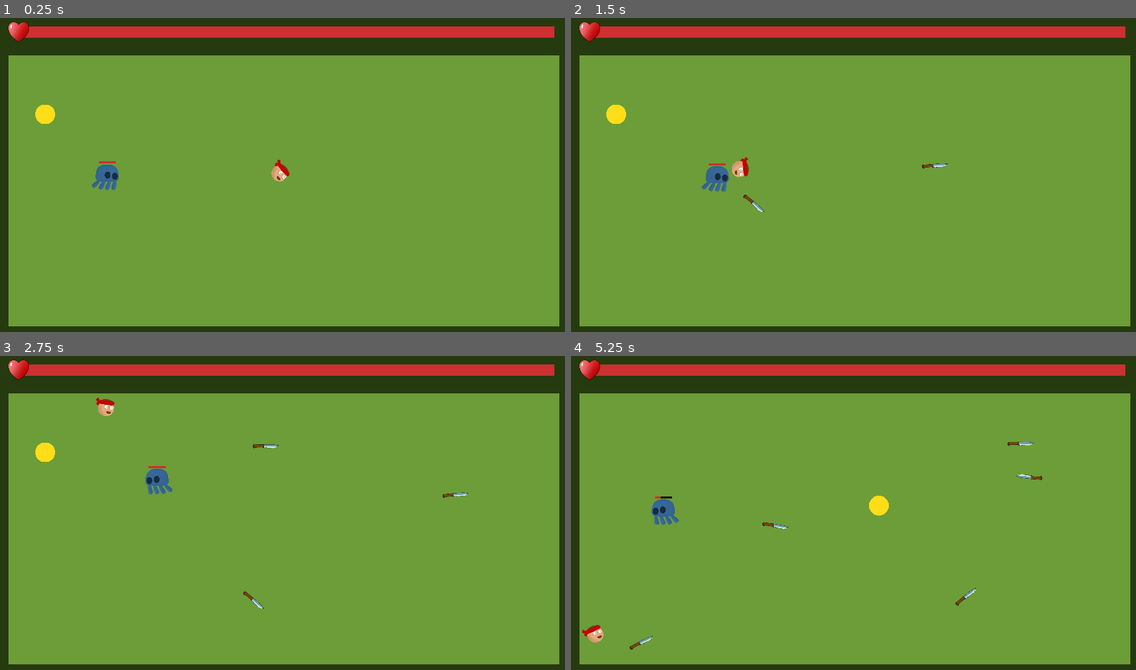
Above: before the commit, frames 1-4 (two rows, left to right).
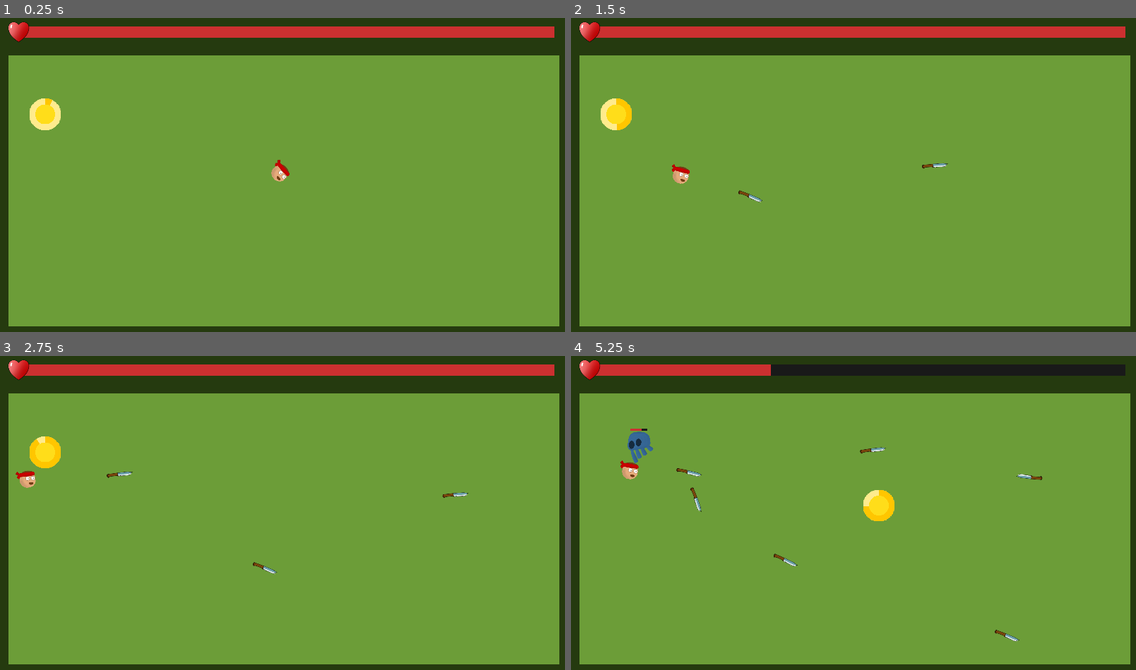
Above: after the commit, the same moments.

Repository: RoshanDavis/Dagger-Dodge-Godot-Project
Game: Godot game, scene res://scenes/game.tscn
The game is run twice, just before and just after one commit, with the same random seed, the same clock (stepped at 60 frames per second) and the same inputs.
Inputs (mouse positions are in pixels of both pictures, inside the frame that each line leads up to):
- Up to frame 1 (0.25 s): no input
- Up to frame 2 (1.5 s): move the mouse to (977, 162) at 0.52 s; click (977, 162) at 0.6 s; move the mouse to (740, 193) at 1.27 s; click (740, 193) at 1.35 s
- Up to frame 3 (2.75 s): move the mouse to (339, 443) at 2.02 s; click (339, 443) at 2.1 s
- Up to frame 4 (5.25 s): move the mouse to (825, 578) at 2.77 s; click (825, 578) at 2.85 s; move the mouse to (1023, 563) at 3.52 s; click (1023, 563) at 3.6 s; move the mouse to (684, 465) at 4.27 s; click (684, 465) at 4.35 s; move the mouse to (881, 516) at 5.02 s; click (881, 516) at 5.1 s

The runs differ from the first frame. In frame 1, 0.6% of the frame differs, in the area x 5-21%, y 25-55%; in frame 2, 1.0%; in frame 3, 1.1%; in frame 4, 3.9%, in the area x 2-99%, y 2-94%.

Commit message:
Updated gameplay mechanics

Diff:
--- a/scenes/game.tscn
+++ b/scenes/game.tscn
@@ -6,7 +6,6 @@
 [ext_resource type="PackedScene" uid="uid://ctyuky1aelg4h" path="res://scenes/player.tscn" id="3_7iytr"]
 [ext_resource type="PackedScene" uid="uid://dmvpjjyhh4aps" path="res://scenes/health_bar.tscn" id="4_iuutx"]
 [ext_resource type="Script" path="res://scripts/spawner.gd" id="5_toys6"]
-[ext_resource type="PackedScene" uid="uid://60aocnu06g8n" path="res://scenes/jellyfish.tscn" id="6_u3inb"]
 
 [sub_resource type="RectangleShape2D" id="RectangleShape2D_xsdpc"]
 size = Vector2(1093.5, 532)
@@ -48,10 +47,6 @@
 
 [node name="HealthBar" parent="." instance=ExtResource("4_iuutx")]
 
-[node name="Jellyfish" parent="." instance=ExtResource("6_u3inb")]
-position = Vector2(201, 325)
-scale = Vector2(0.25, 0.25)
-
 [node name="Spawner" type="Area2D" parent="."]
 position = Vector2(576, 353)
 script = ExtResource("5_toys6")
--- a/scenes/gold_orb.tscn
+++ b/scenes/gold_orb.tscn
@@ -7,10 +7,30 @@
 radius = 22.0227
 
 [node name="Gold Orb" type="Area2D"]
-modulate = Color(1, 0.865, 0.1, 1)
 script = ExtResource("1_tu0c5")
 
+[node name="LifetimeBar" type="TextureProgressBar" parent="."]
+anchors_preset = 15
+anchor_right = 1.0
+anchor_bottom = 1.0
+offset_left = -32.0
+offset_top = -32.0
+offset_right = 96.0
+offset_bottom = 96.0
+grow_horizontal = 2
+grow_vertical = 2
+scale = Vector2(0.5, 0.5)
+max_value = 10.0
+step = 0.01
+value = 3.0
+fill_mode = 4
+texture_under = ExtResource("2_ldre1")
+texture_progress = ExtResource("2_ldre1")
+tint_under = Color(1, 0.921255, 0.554243, 1)
+tint_progress = Color(1, 0.776471, 0, 1)
+
 [node name="Prototype-circle" type="Sprite2D" parent="."]
+modulate = Color(1, 0.866667, 0.101961, 1)
 scale = Vector2(0.31, 0.31)
 texture = ExtResource("2_ldre1")
 
@@ -18,4 +38,10 @@
 visible = false
 shape = SubResource("CircleShape2D_4b7r8")
 
+[node name="Lifetime" type="Timer" parent="."]
+wait_time = 3.0
+one_shot = true
+autostart = true
+
 [connection signal="area_entered" from="." to="." method="_on_area_entered"]
+[connection signal="timeout" from="Lifetime" to="." method="_on_lifetime_timeout"]
--- a/scenes/jellyfish.tscn
+++ b/scenes/jellyfish.tscn
@@ -219,6 +219,7 @@
 size = Vector2(209, 217)
 
 [node name="Jellyfish" type="CharacterBody2D" groups=["enemy"]]
+scale = Vector2(0.25, 0.25)
 motion_mode = 1
 script = ExtResource("1_jtgts")
 
@@ -232,7 +233,7 @@
 polygon = PackedVector2Array(49.6121, 154.46, 5.95323, 234.17, 46.6354, 257.323, 95.2556, 167.69, 46.6354, 209.364)
 uv = PackedVector2Array(49.6121, 154.46, 5.95323, 234.17, 46.6354, 257.323, 95.2556, 167.69, 46.6354, 209.364)
 polygons = [PackedInt32Array(4, 0, 3), PackedInt32Array(4, 2, 3), PackedInt32Array(4, 1, 2), PackedInt32Array(0, 1, 4)]
-bones = ["Torso", PackedFloat32Array(0, 0, 0, 0, 0), "Torso/Head", PackedFloat32Array(1 …(214 unchanged characters)…
+bones = ["Torso", PackedFloat32Array(1, 0, 0, 1, 0), "Torso/Head", PackedFloat32Array(1 …(214 unchanged characters)…
 internal_vertex_count = 1
 
 [node name="Leg 2" type="Polygon2D" parent="Polygons"]
@@ -242,7 +243,7 @@
 polygon = PackedVector2Array(96.5786, 155.783, 72.4339, 248.392, 120.062, 254.346, 137.922, 157.767, 105.84, 209.033)
 uv = PackedVector2Array(96.5786, 155.783, 72.4339, 248.392, 120.062, 254.346, 137.922, 157.767, 105.84, 209.033)
 polygons = [PackedInt32Array(4, 0, 3), PackedInt32Array(4, 1, 0), PackedInt32Array(4, 2, 1), PackedInt32Array(3, 2, 4)]
-bones = ["Torso", PackedFloat32Array(0, 0, 0, 0, 0), "Torso/Head", PackedFloat32Array(1 …(214 unchanged characters)…
+bones = ["Torso", PackedFloat32Array(1, 0, 0, 1, 0), "Torso/Head", PackedFloat32Array(1 …(214 unchanged characters)…
 internal_vertex_count = 1
 
 [node name="Leg 3" type="Polygon2D" parent="Polygons"]
@@ -252,7 +253,7 @@
 polygon = PackedVector2Array(153.137, 157.436, 135.938, 250.708, 183.566, 255.338, 194.811, 153.137, 165.044, 202.088)
 uv = PackedVector2Array(153.137, 157.436, 135.938, 250.708, 183.566, 255.338, 194.811, 153.137, 165.044, 202.088)
 polygons = [PackedInt32Array(0, 4, 3), PackedInt32Array(4, 1, 0), PackedInt32Array(2, 4, 1), PackedInt32Array(3, 4, 2)]
-bones = ["Torso", PackedFloat32Array(0, 0, 0, 0, 0), "Torso/Head", PackedFloat32Array(1 …(214 unchanged characters)…
+bones = ["Torso", PackedFloat32Array(1, 0, 0, 1, 0), "Torso/Head", PackedFloat32Array(1 …(214 unchanged characters)…
 internal_vertex_count = 1
 
 [node name="Leg 4" type="Polygon2D" parent="Polygons"]
@@ -262,7 +263,7 @@
 polygon = PackedVector2Array(205.395, 151.814, 195.473, 246.077, 240.124, 252.031, 252.031, 154.46, 221.933, 206.057)
 uv = PackedVector2Array(205.395, 151.814, 195.473, 246.077, 240.124, 252.031, 252.031, 154.46, 221.933, 206.057)
 polygons = [PackedInt32Array(0, 4, 1), PackedInt32Array(0, 3, 4), PackedInt32Array(4, 2, 1), PackedInt32Array(4, 3, 2)]
-bones = ["Torso", PackedFloat32Array(0, 0, 0, 0, 0), "Torso/Head", PackedFloat32Array(1 …(214 unchanged characters)…
+bones = ["Torso", PackedFloat32Array(1, 0, 0, 1, 0), "Torso/Head", PackedFloat32Array(1 …(214 unchanged characters)…
 internal_vertex_count = 1
 
 [node name="Torso" type="Polygon2D" parent="Polygons"]
@@ -272,7 +273,7 @@
 polygon = PackedVector2Array(30.7594, 150.491, 229.209, 151.483, 227.225, -2.64626, 21.1677, 5.95322, 128.33, 78.3881)
 uv = PackedVector2Array(30.7594, 150.491, 229.209, 151.483, 227.225, -2.64626, 21.1677, 5.95322, 128.33, 78.3881)
 polygons = [PackedInt32Array(3, 4, 0), PackedInt32Array(4, 2, 3), PackedInt32Array(4, 1, 0), PackedInt32Array(2, 4, 1)]
-bones = ["Torso", PackedFloat32Array(1, 1, 1, 1, 1), "Torso/Head", PackedFloat32Array(1, 1, 1, 1, 1), "Torso/Leg 1", PackedFloat32Array(0, 0, 0, 0, 0), "Torso/Leg 2", PackedFloat32Array(0, 0, 0, 0, 0), "Torso/Leg 3", PackedFloat32Array(0, 0, 0, 0, 0), "Torso/Leg 4", PackedFloat32Array(0, 0, 0, 0, 0)]
+bones = ["Torso", PackedFloat32Array(1, 1, 1, 1, 1), "Torso/Head", PackedFloat32Array(1, 1, 1, 1, 1), "Torso/Leg 1", PackedFloat32Array(1, 0, 0, 0, 0), "Torso/Leg 2", PackedFloat32Array(0, 0, 0, 0, 0), "Torso/Leg 3", PackedFloat32Array(0, 0, 0, 0, 0), "Torso/Leg 4", PackedFloat32Array(0, 1, 0, 0, 0)]
 internal_vertex_count = 1
 
 [node name="Skeleton2D" type="Skeleton2D" parent="."]
@@ -309,7 +310,6 @@
 [node name="Leg 3" type="Bone2D" parent="Skeleton2D/Torso"]
 position = Vector2(22, 9)
 rotation = 2.08965
-scale = Vector2(1, 1)
 rest = Transform2D(-0.257431, 0.966297, -0.966297, -0.257431, 22, 9)
 auto_calculate_length_and_angle = false
 length = 61.891
@@ -318,7 +318,6 @@
 [node name="Leg 4" type="Bone2D" parent="Skeleton2D/Torso"]
 position = Vector2(63, 2)
 rotation = 1.83416
-scale = Vector2(1, 1)
 rest = Transform2D(-0.115657, 0.993289, -0.993289, -0.115657, 63, 2)
 auto_calculate_length_and_angle = false
 length = 61.891
@@ -333,6 +332,7 @@
 libraries = {
 "": SubResource("AnimationLibrary_y6rp7")
 }
+autoplay = "FLOATING"
 
 [node name="HealthComponent" parent="." instance=ExtResource("3_hq8l0")]
 
--- a/scripts/dagger.gd
+++ b/scripts/dagger.gd
@@ -1,6 +1,6 @@
 extends CharacterBody2D
 
-var invincibile = true
+var playerInvincible = true
 
 @export var speed:float = 300
 @export var damage = 1
@@ -20,18 +20,17 @@
 		rotation = velocity.angle()
 
 func take_damage(value):
-	if not invincibile:
-		$HealthComponent.take_damage(value)
+	$HealthComponent.take_damage(value)
 
 
 func _on_area_2d_area_entered(area):
-	if area.is_in_group("player") and not invincibile:
+	if area.is_in_group("player") and not playerInvincible:
 		area.get_parent().take_damage(damage)
 	if area.is_in_group("dagger") or area.is_in_group("enemy"):
 		area.get_parent().take_damage(damage)
 
 func _on_timer_timeout():
-	invincibile = false
+	playerInvincible = false
 
 func on_death():
 	#get_parent().add_score(health + damage);
--- a/scripts/gold_orb.gd
+++ b/scripts/gold_orb.gd
@@ -1,8 +1,24 @@
 extends Area2D
 
+@onready var enemy = preload("res://scenes/jellyfish.tscn")
+
+func _ready():
+	$LifetimeBar.max_value = $Lifetime.wait_time
+
+func _process(_delta):
+	update_lifetime_bar()
+
+func update_lifetime_bar():
+	$LifetimeBar.value = $Lifetime.wait_time - $Lifetime.time_left
 
 func _on_area_entered(area):
 		if area.is_in_group("player"):
-			print_debug("testing")
 			get_parent().add_score(1)
 			queue_free()
+
+
+func _on_lifetime_timeout():
+	var enemyInstance = enemy.instantiate()
+	enemyInstance.position = position
+	get_tree().get_root().get_node("Game").add_child(enemyInstance)
+	call_deferred("queue_free")
--- a/scripts/jellyfish.gd
+++ b/scripts/jellyfish.gd
@@ -13,9 +13,10 @@
 	$HealthBar.set_initial_health(health)
 
 func _physics_process(delta):
-	movement(delta)
+	if player != null:
+		movement(delta)
 
-func movement(delta):
+func movement(_delta):
 	var player_position = player.position
 	var target_position = (player_position - position).normalized()
 
@@ -37,5 +38,5 @@
 
 func _on_hitbox_area_entered(area):
 
-	if area.is_in_group("dagger"):
+	if area.is_in_group("dagger") or area.is_in_group("player"):
 		area.get_parent().take_damage(damage)
--- a/scripts/spawner.gd
+++ b/scripts/spawner.gd
@@ -3,6 +3,7 @@
 @onready var spawnArea = $CollisionShape2D.shape.extents
 @onready var origin = $CollisionShape2D.global_position -  spawnArea
 @onready var end = $CollisionShape2D.global_position +  spawnArea
+
 var goldOrb
 
 func _ready():
Not shown: 1 places in scenes/game.tscn that only renumber resources
